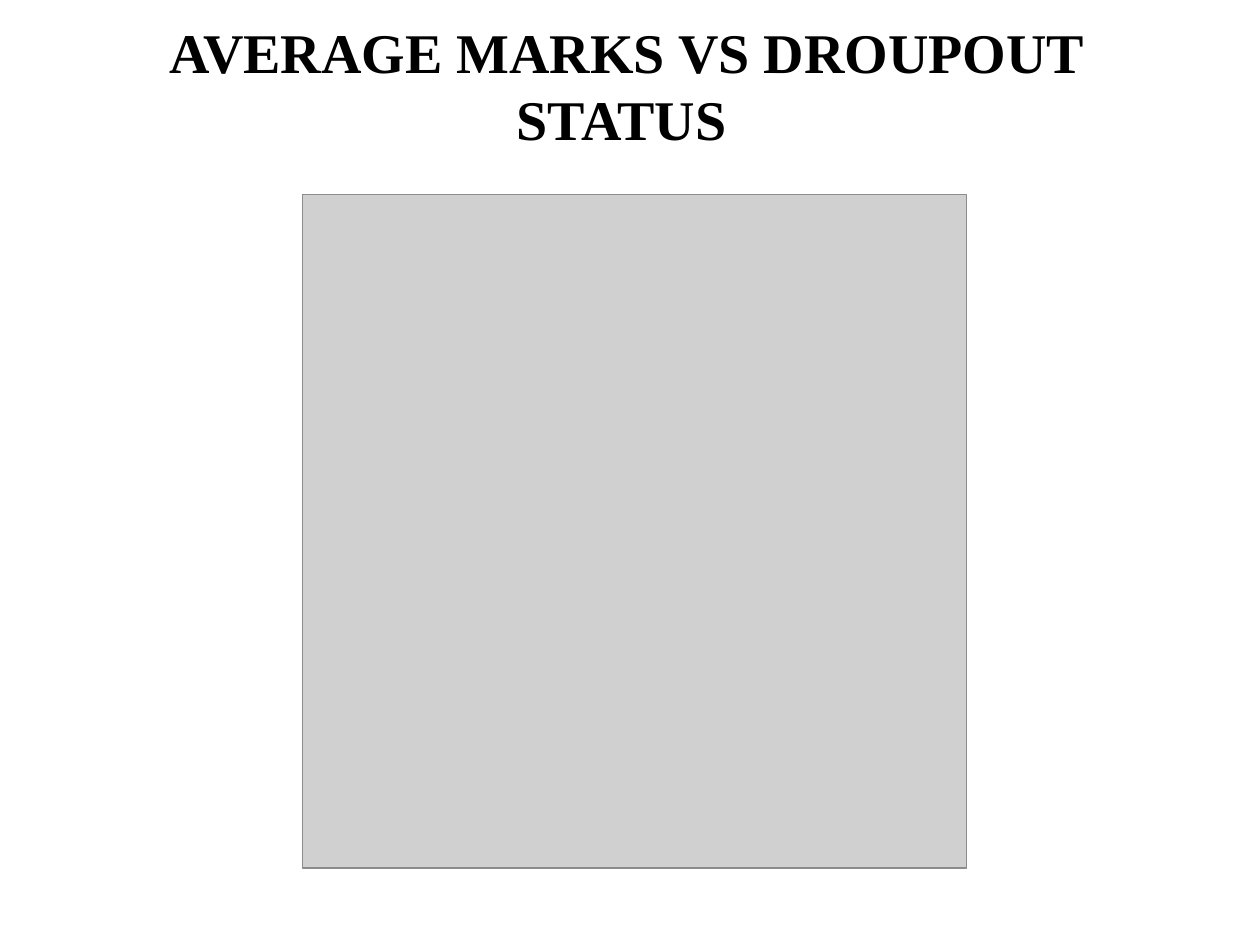
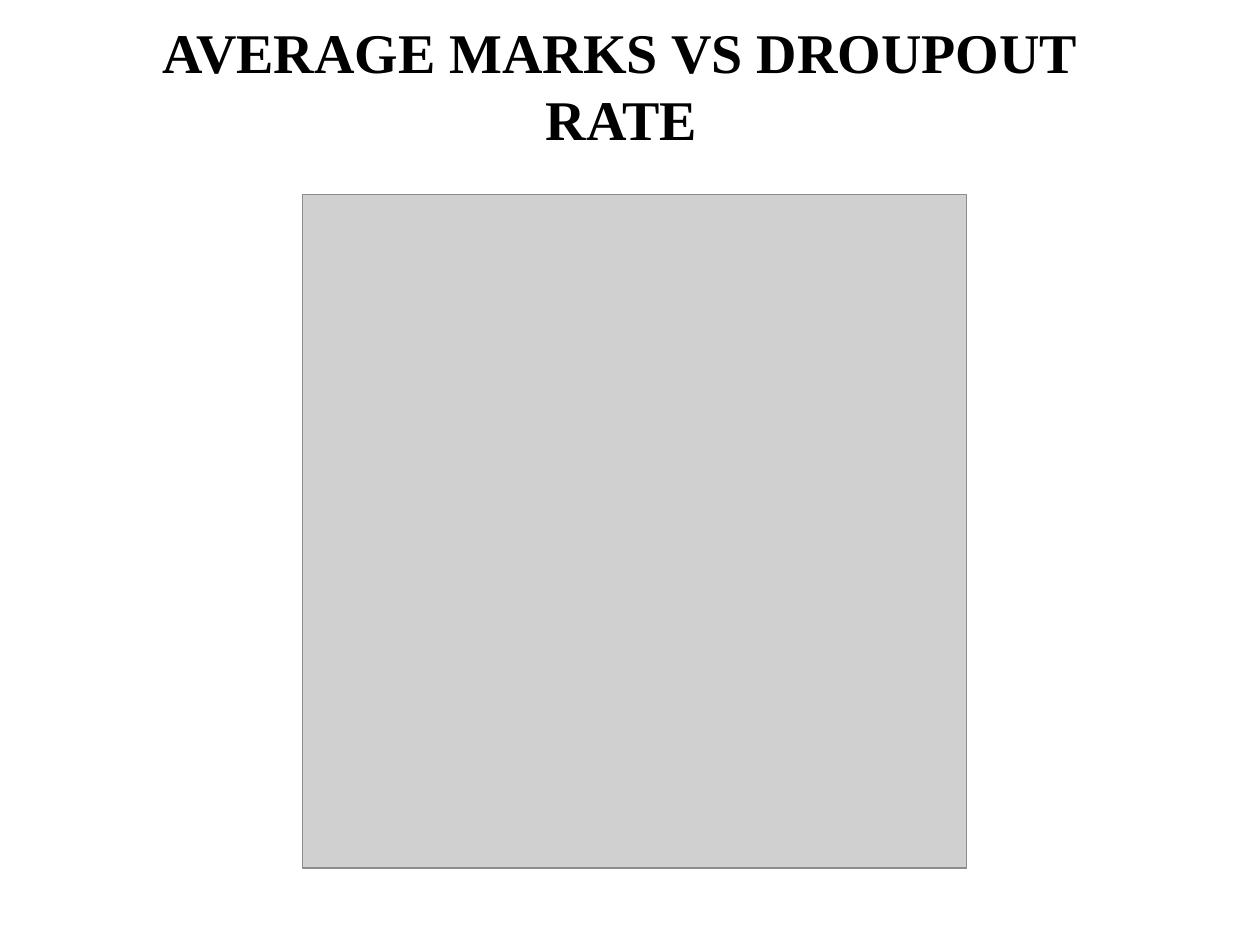
Before and after one commit to MohanapooraniRagunathan/SmartEdu-Student-Dropout-Prediction, a slide deck: slide 13 of report_and_paper/PPT_Slides.pptx. Drawn at 1260x945 pixels with LibreOffice and Linux fonts; fonts in the diff are those of the drawing; grey boxes stand for pictures. Boxes give left, top, right and bottom in pixels: in the first picture for what was removed or moved away, otherwise in the second. Text is boxed around its words. In the diff, an @@ line names an element or a change of style, - is before the commit and + after.

```diff
--- a/report_and_paper/PPT_Slides.pptx
+++ b/report_and_paper/PPT_Slides.pptx
@@ title at (163, 36, 1077, 140): text changed @@
-AVERAGE MARKS VS DROUPOUT STATUS
+AVERAGE MARKS VS DROUPOUT
+RATE
```
Also in this commit, not shown: 1 other slide changed.
